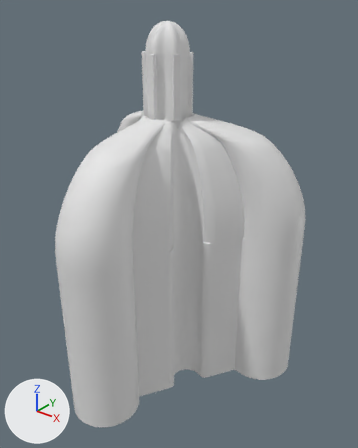
Renders of the glTF model models/grammar/grammar_16.glb from each side of a commit.
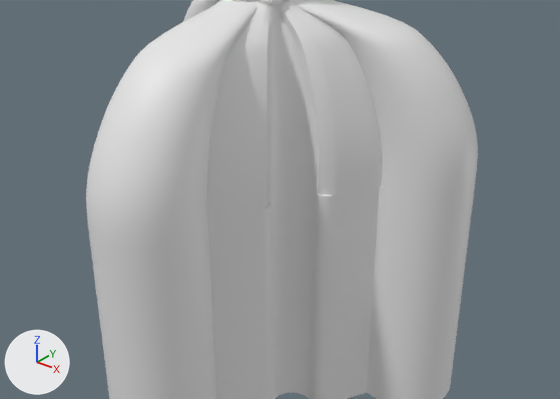
There are two pictures of each version: one whole from a camera (50 mm lens) standing at (3.3, -3.66, 4.32) and looking at (0.24, 0.16, 1.95), one close up on the part from 0% to 100% of the width and 26% to 83% of the height. The lights are fixed; the arrows at lower left show +X, +Y and +Z. The last two pictures show the newer version.

Before the edit, the objects in view are built like this:
```python
me_vault_0 = bpy.data.meshes.new('vault_0')
me_vault_0.from_pydata(...)  # 13908 vertices, 27816 faces; spans x -1.36..1.36, y -1.23..1.23, z 1.84..3.1
me_walls = bpy.data.meshes.new('walls')
me_walls.from_pydata(...)  # 960 vertices, 1920 faces; spans x -1.36..1.36, y -1.23..1.23, z 0.0..1.84
ob_vault_0 = bpy.data.objects.new('vault_0', me_vault_0)
ob_vault_0.location = (0.0, 0.0, 0.0)
ob_walls = bpy.data.objects.new('walls', me_walls)
ob_walls.location = (0.0, 0.0, 0.0)
```
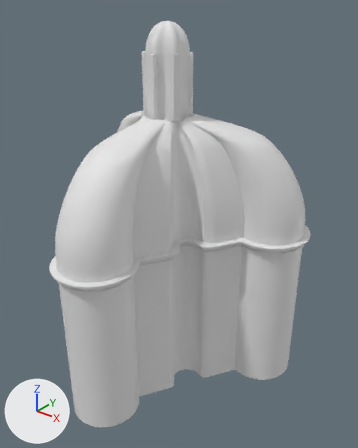
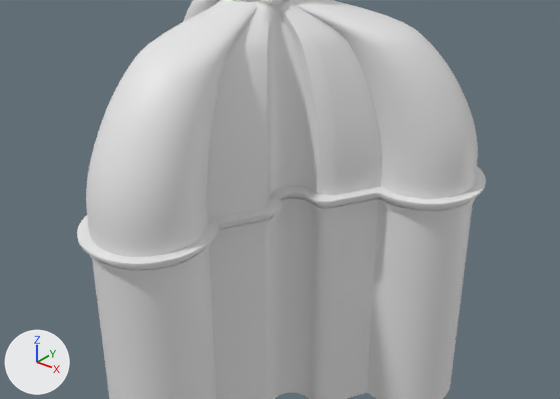
What differs and where, as boxes [x1, y1, x2, y2] in the close-ups (560 x 399 px):
'cornice_out', added: after [77, 167, 486, 275]

What the commit changed:
Mesh me_cornice_out is new.
It has 2880 vertices, 5760 faces and spans x -1.43..1.43, y -1.3..1.3, z 1.73..1.84.
Object 'cornice_out' (ob_cornice_out) is new; it shows me_cornice_out.
Its location is (0.0, 0.0, 0.0).
